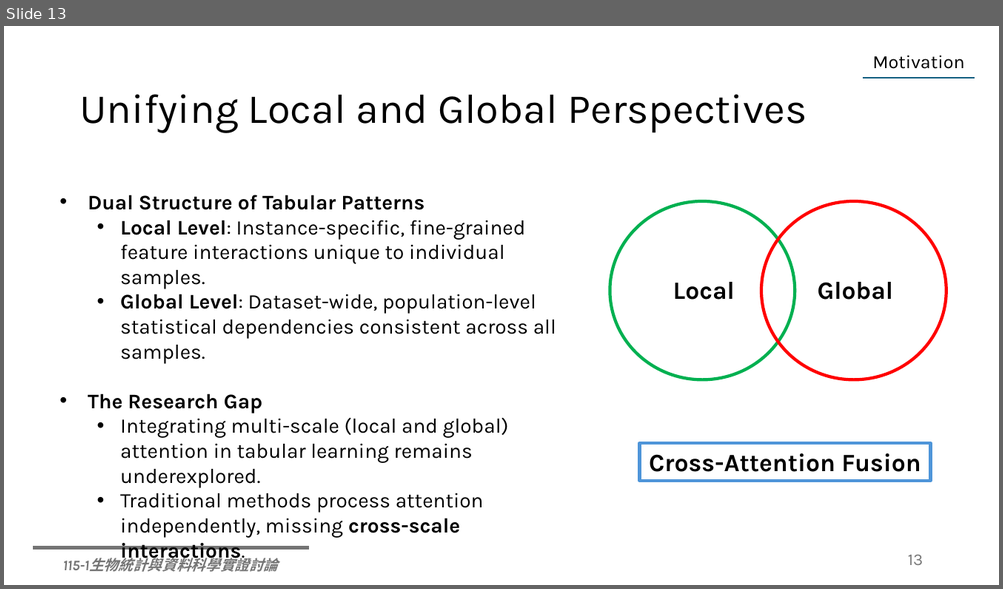
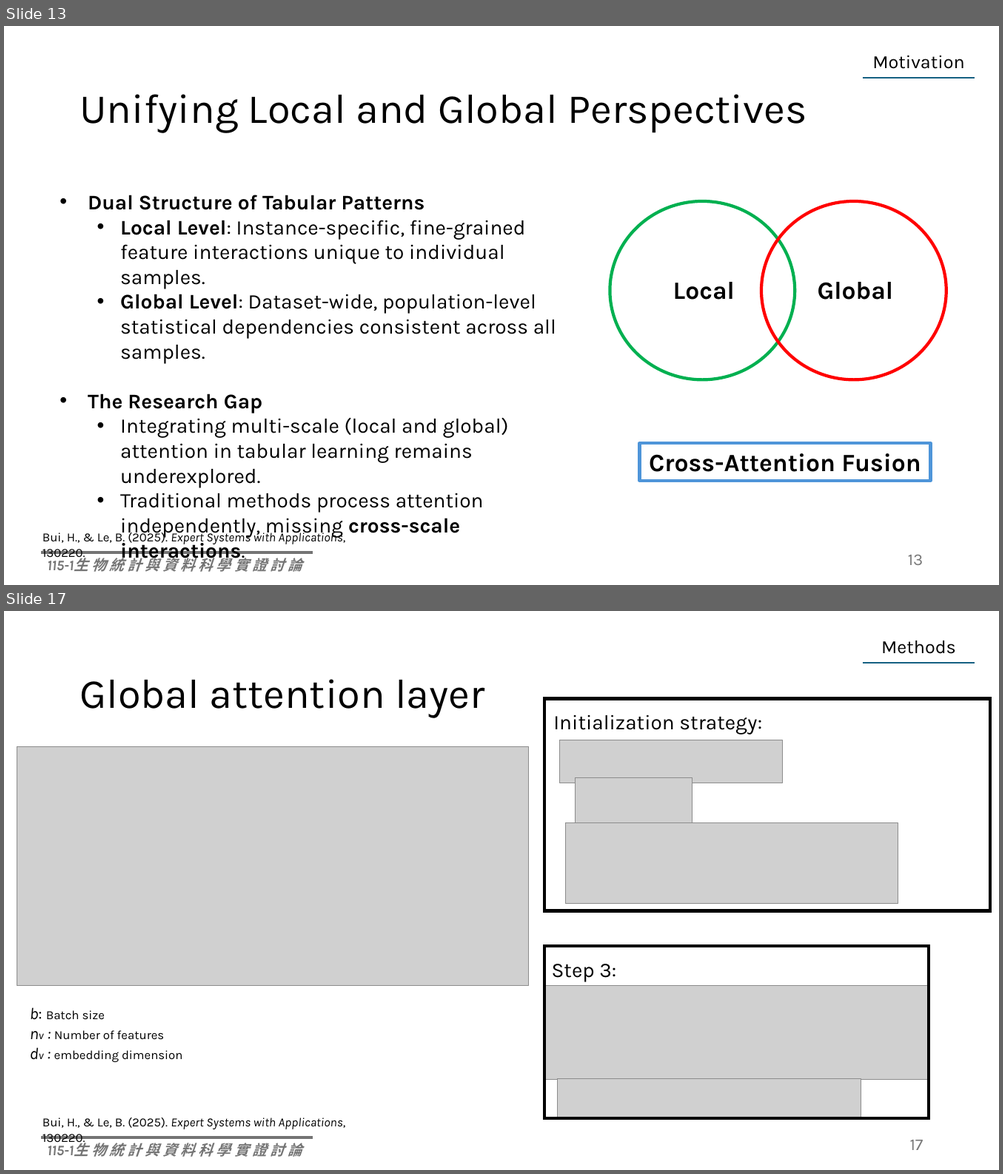
Before and after one commit to Lai-jun-yan/Deep_glm, a slide deck: seminar/Fusing global attention and self-attention for better performance and.pptx. Shown one above the other, each under a label of ours: slide 13 before the commit, slides 13 and 17 after it; the slides between them are not shown. The pictures are 1003x589 and 1003x1174 pixels, drawn with LibreOffice and Linux fonts; fonts in the diff are those of the drawing; grey boxes stand for pictures. Boxes give left, top, right and bottom in pixels: in the first picture for what was removed or moved away, otherwise in the second. Text is boxed around its words. In the diff, an @@ line names an element or a change of style, - is before the commit and + after.

Commit message:
做完Global attention layer的介紹

```diff
--- a/seminar/Fusing global attention and self-attention for better performance and.pptx
+++ b/seminar/Fusing global attention and self-attention for better performance and.pptx
@@ slide 17 added at (4,611,999,1170), background #FFFFFF; not listed: 2 template elements that a slide beside it also shows @@
@@ text added at (881,640,956,654), 18 pt, text #000000 @@
+Methods
@@ line added from (862, 664) to (975, 664), #156082 1.5 pt @@
@@ title added at (79,679,484,718), 40 pt, text #000000 @@
+Global attention layer
@@ rectangle added at (544,699,990,911), outline #000000 3 pt @@
@@ text added at (553,715,762,735), 20 pt, text #000000 @@
+Initialization strategy:
@@ picture added at (560,740,783,783) @@
@@ picture added at (17,747,529,986) @@
@@ picture added at (575,778,692,828) @@
@@ picture added at (565,823,898,903) @@
@@ rectangle added at (544,946,928,1119), outline #000000 3 pt @@
@@ text added at (552,964,616,982), 20 pt, text #000000 @@
+Step 3:
@@ picture added at (544,986,928,1079) @@
@@ text added at (30,1008,182,1062), 12 pt, text #000000 @@
+b: Batch size
+nv : Number of features
+dv : embedding dimension
@@ picture added at (558,1079,861,1118) @@
@@ text added at (42,1118,346,1130), 12 pt, text #000000, italic @@
+Bui, H., & Le, B. (2025). Expert Systems with Applications, 130220.
@@ page number added at (910,1140,923,1150), 16 pt, text #797979 @@
+17
@@ slide 13 changed as well @@
@@ text added at (42,531,346,546), 12 pt, text #000000, italic @@
+Bui, H., & Le, B. (2025). Expert Systems with Applications, 130220.
@@ line moved from (32, 548) - (308, 548) to (41, 553) - (313, 553) @@
@@ text at (47,556,302,572): spaces changed @@
-115-1生物統計與資料科學實證討論
+115-1生 物 統 計 與 資 料 科 學 實 證 討 論
```
Also in this commit, not shown: 10 other slides changed, 7 other slides added, 4 slides removed.
